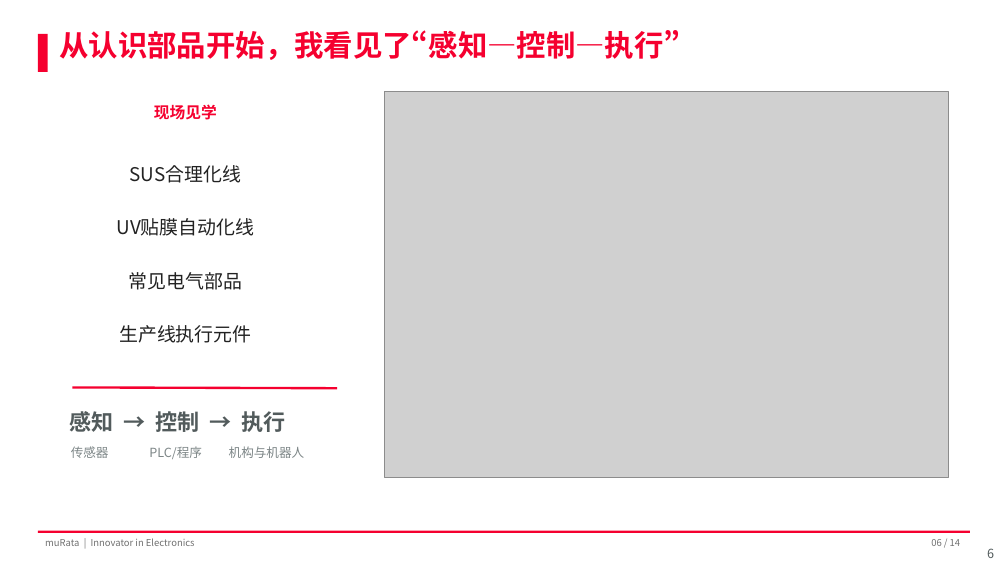
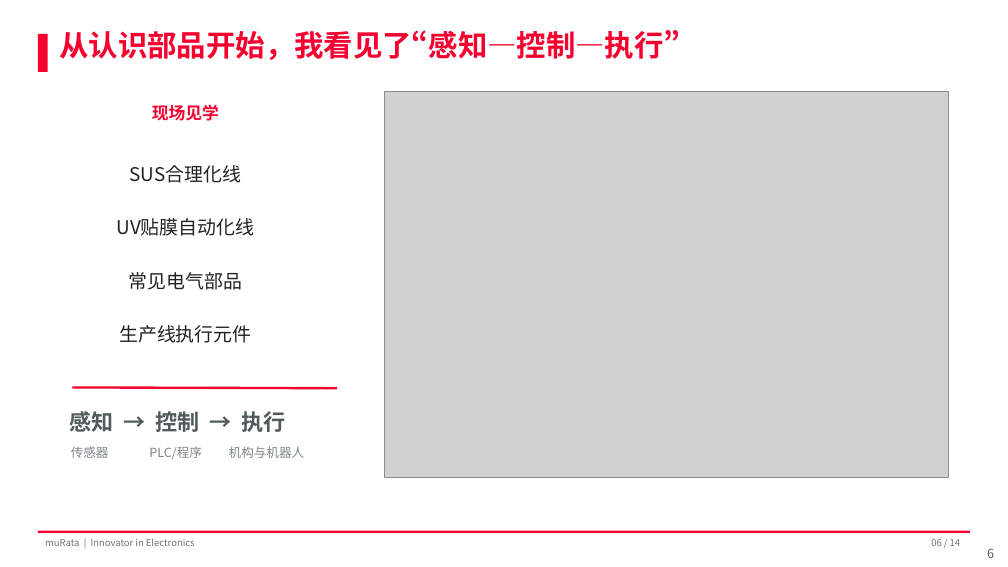
Before and after one commit to Zhang-Bo-glitch/muRata, a slide deck: slide 6 of 结业汇报.pptx. Drawn at 1008x567 pixels with LibreOffice and Linux fonts; fonts in the diff are those of the drawing; grey boxes stand for pictures; background and template pictures are left out. Boxes give left, top, right and bottom in pixels: in the first picture for what was removed or moved away, otherwise in the second. Text is boxed around its words. In the diff, an @@ line names an element or a change of style, - is before the commit and + after.

```diff
--- a/结业汇报.pptx
+++ b/结业汇报.pptx
@@ text "现场见学" at <box>152,105,219,121</box>: size 15 to 16 pt @@
```
Also in this commit, not shown: 4 other slides changed.
